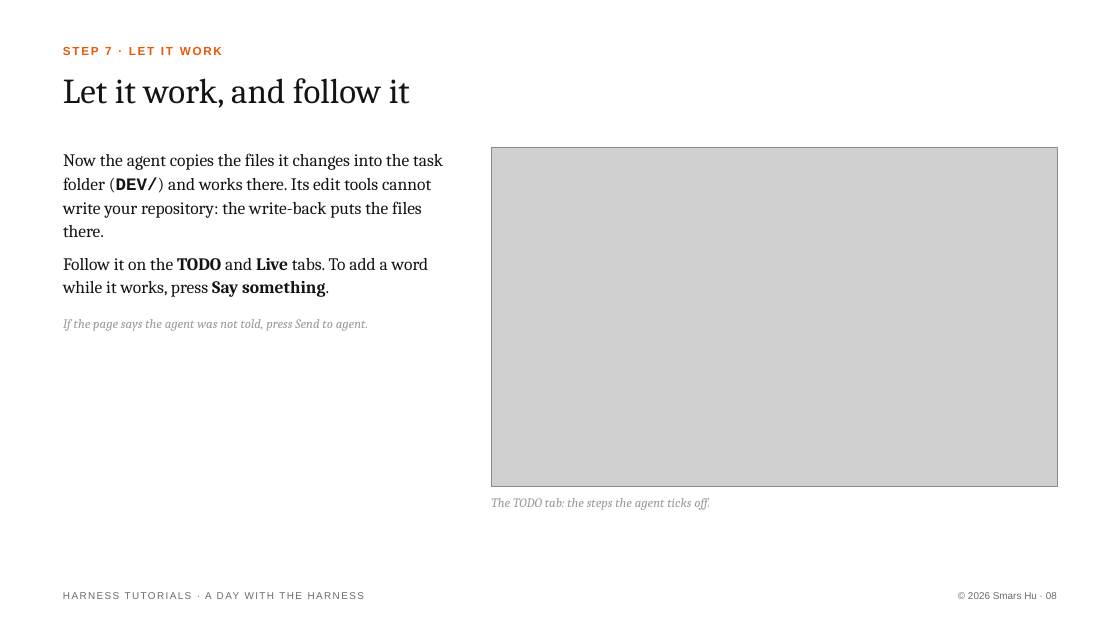
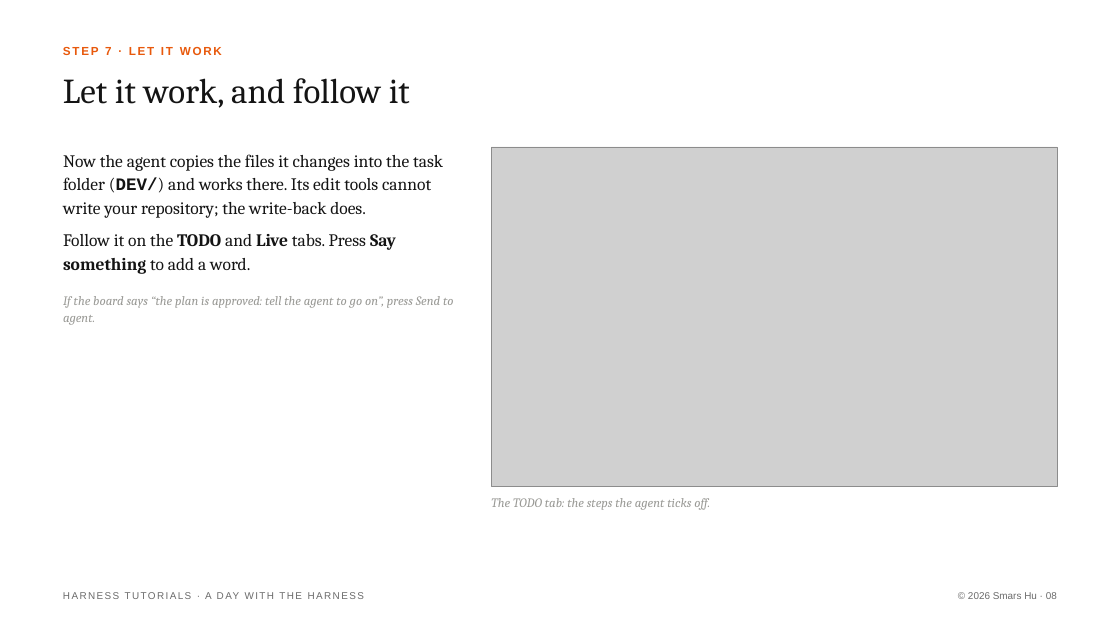
Before and after one commit to Smars-Bin-Hu/ai-exploration, a slide deck: slide 8 of source/tutorials/1_day.pptx. Drawn at 1120x630 pixels with LibreOffice and Linux fonts; fonts in the diff are those of the drawing; grey boxes stand for pictures. Boxes give left, top, right and bottom in pixels: in the first picture for what was removed or moved away, otherwise in the second. Text is boxed around its words. In the diff, an @@ line names an element or a change of style, - is before the commit and + after.

```diff
--- a/source/tutorials/1_day.pptx
+++ b/source/tutorials/1_day.pptx
@@ text at bbox=[63, 154, 443, 274]: text changed @@
-Now the agent copies the files it changes into the task folder (DEV/) and works there. Its edit tools cannot write your repository: the write-back puts the files there.
-Follow it on the TODO and Live tabs. To add a word while it works, press Say something.
+Now the agent copies the files it changes into the task folder (DEV/) and works there. Its edit tools cannot write your repository; the write-back does.
+Follow it on the TODO and Live tabs. Press Say something to add a word.
@@ text at bbox=[63, 296, 453, 325]: text changed @@
-If the page says the agent was not told, press Send to agent.
+If the board says “the plan is approved: tell the agent to go on”, press Send to agent.
```
Also in this commit, not shown: 4 other slides changed, 3 other files.
